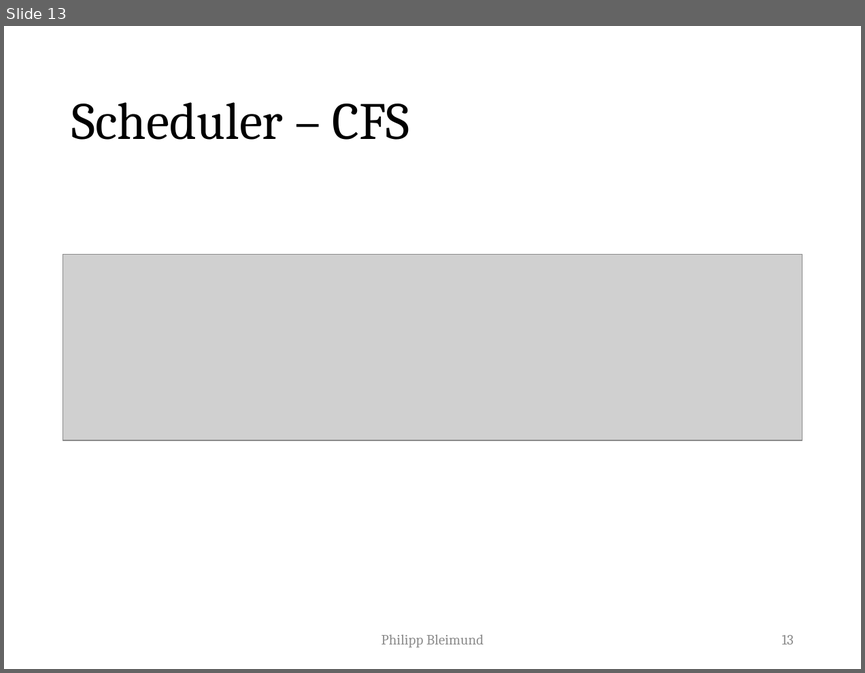
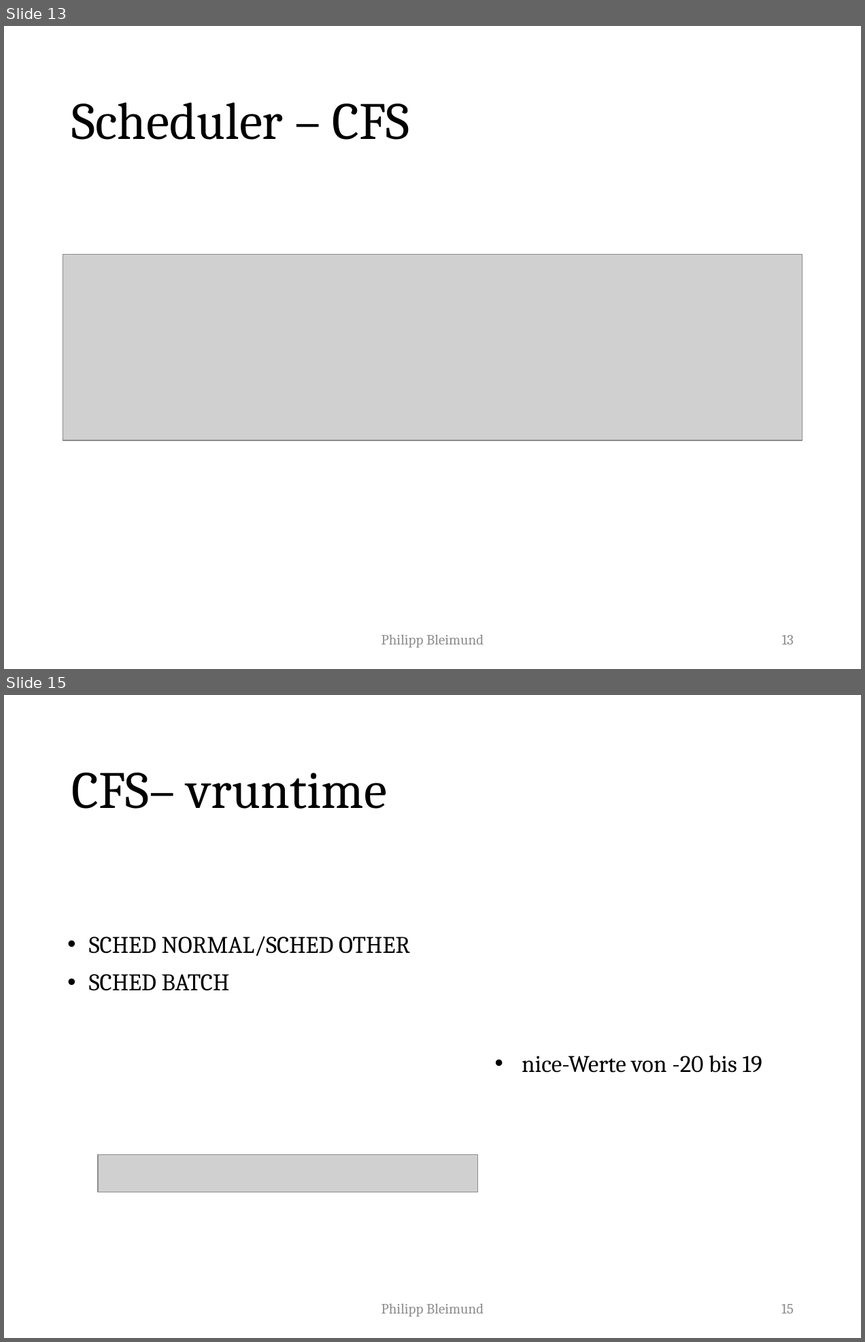
Before and after one commit to PhilippBleimund/Facharbeit_PictureMosiak, a slide deck: PowerPoint/main.pptx. Shown one above the other, each under a label of ours: slide 13 before the commit, slides 13 and 15 after it; the slides between them are not shown. The pictures are 865x673 and 865x1342 pixels, drawn with LibreOffice and Linux fonts; fonts in the diff are those of the drawing; grey boxes stand for pictures. Boxes give left, top, right and bottom in pixels: in the first picture for what was removed or moved away, otherwise in the second. Text is boxed around its words. In the diff, an @@ line names an element or a change of style, - is before the commit and + after.

Commit message:
Scheduler

```diff
--- a/PowerPoint/main.pptx
+++ b/PowerPoint/main.pptx
@@ slide 15 added at (x1=4, y1=695, x2=861, y2=1338), background #FFFFFF @@
@@ title added at (x1=71, y1=773, x2=388, y2=809), 44 pt, text #000000 @@
+CFS– vruntime
@@ text added at (x1=89, y1=936, x2=410, y2=991), 20 pt, text #000000 @@
+• SCHED NORMAL/SCHED OTHER
+• SCHED BATCH
@@ text added at (x1=521, y1=1055, x2=762, y2=1072), 20 pt, text #000000 @@
+• nice-Werte von -20 bis 19
@@ picture added at (x1=97, y1=1154, x2=478, y2=1192) @@
@@ text added at (x1=381, y1=1303, x2=483, y2=1317), 12 pt, text #8C8C8C @@
+Philipp Bleimund
@@ page number added at (x1=781, y1=1304, x2=793, y2=1313), 12 pt, text #8C8C8C @@
+15
```
Also in this commit, not shown: 4 other slides added, 12 other files.
